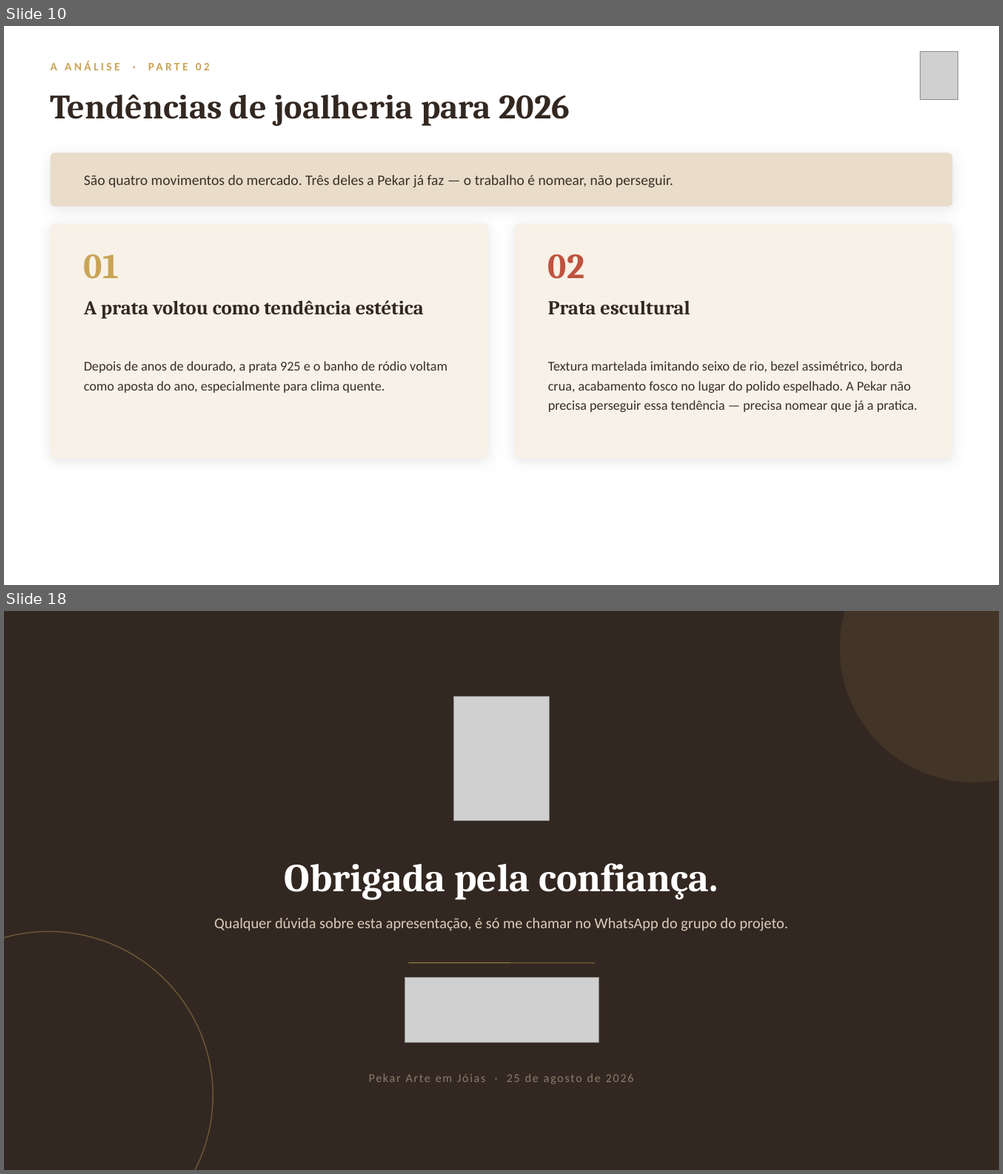
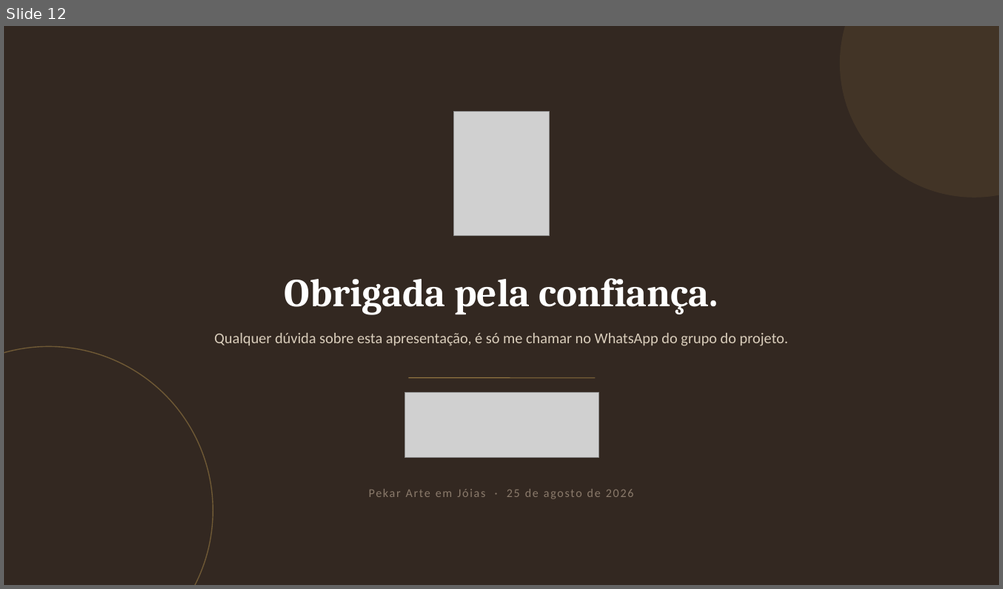
Before and after one commit to AdrianaLuiza/SkillsClaude, a slide deck: pekar-joias/Pekar-Analise-Entrega-Proposta.pptx. Shown one above the other, each under a label of ours: slides 10 and 18 before the commit, slide 12 after it; the slides between them are not shown. The pictures are 1003x1174 and 1003x589 pixels, drawn with LibreOffice and Linux fonts; fonts in the diff are those of the drawing; grey boxes stand for pictures. Boxes give left, top, right and bottom in pixels: in the first picture for what was removed or moved away, otherwise in the second. Text is boxed around its words. In the diff, an @@ line names an element or a change of style, - is before the commit and + after.

```diff
--- a/pekar-joias/Pekar-Analise-Entrega-Proposta.pptx
+++ b/pekar-joias/Pekar-Analise-Entrega-Proposta.pptx
@@ slide 10 removed at (4,26,999,585), background #FFFFFF @@
@@ text removed at (51,61,119,70) @@
-A ANÁLISE · PARTE 02
@@ picture removed at (920,51,958,100) @@
@@ text removed at (51,94,569,126) @@
-Tendências de joalheria para 2026
@@ rounded rectangle removed at (51,153,952,207) @@
@@ text removed at (84,175,673,188) @@
-São quatro movimentos do mercado. Três deles a Pekar já faz — o trabalho é nomear, não perseguir.
@@ rounded rectangle removed at (51,224,488,459) @@
@@ rounded rectangle removed at (515,224,952,459) @@
@@ text removed at (84,255,119,279) @@
-01
@@ text removed at (548,255,584,279) @@
-02
@@ text removed at (84,301,424,319) @@
-A prata voltou como tendência estética
@@ text removed at (548,301,689,315) @@
-Prata escultural
@@ text removed at (84,361,447,393) @@
-Depois de anos de dourado, a prata 925 e o banho de ródio voltam como aposta do ano, especialmente para clima quente.
@@ text removed at (548,361,917,412) @@
-Textura martelada imitando seixo de rio, bezel assimétrico, borda crua, acabamento fosco no lugar do polido espelhado. A Pekar não precisa perseguir essa tendência — precisa nomear que já a pratica.
@@ what was slide 18 is now slide 12 @@
```
Also in this commit, not shown: 11 slides changed, 5 other slides removed, 2 other files.
